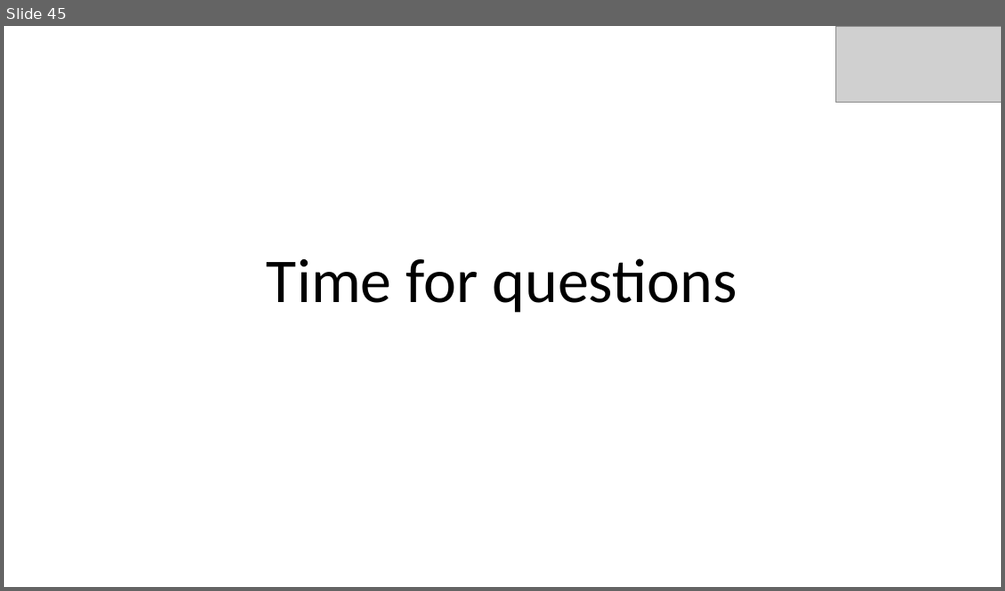
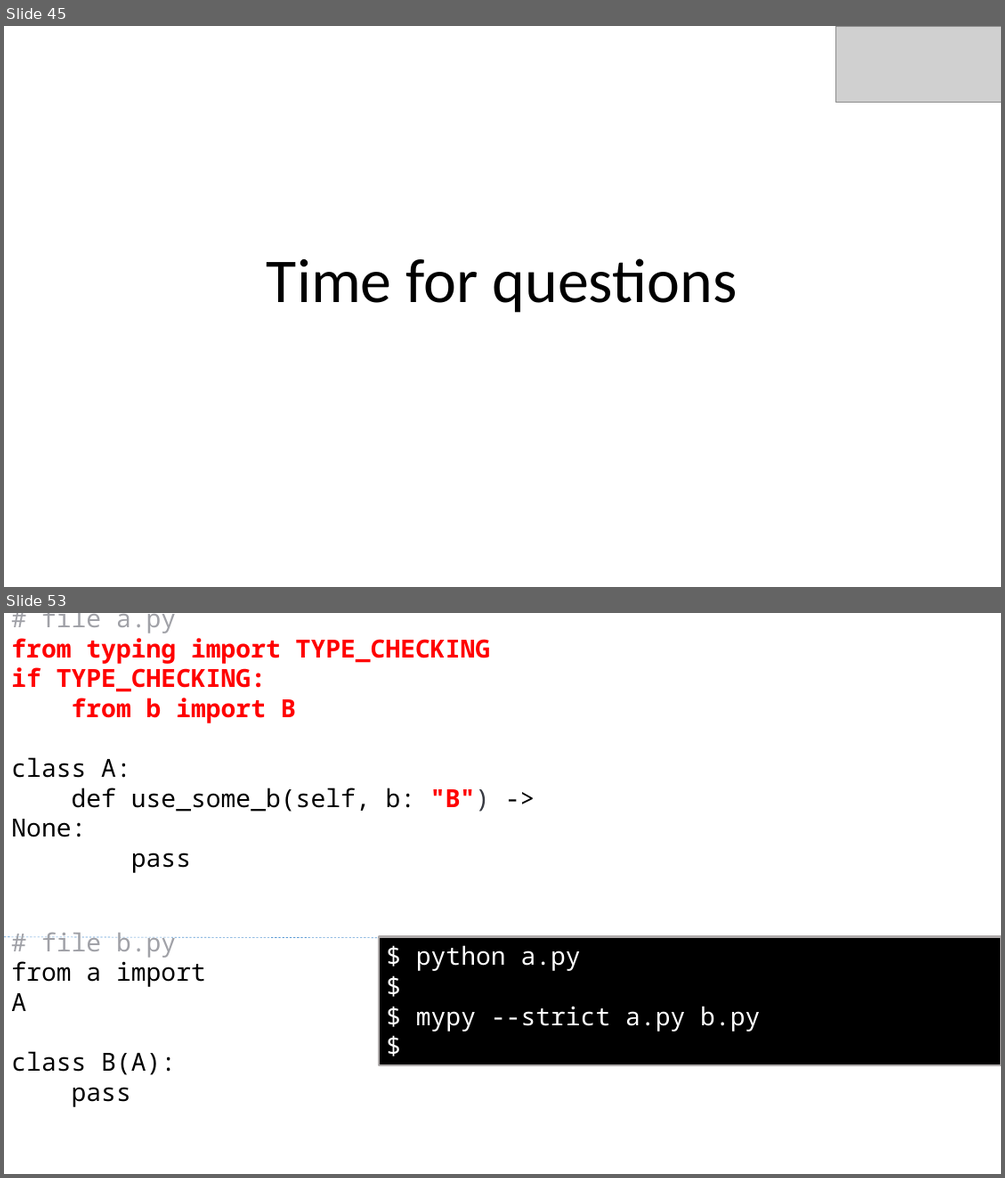
Before and after one commit to bluebird75/whoiam, a slide deck: PyParis_2018/Type Annotations PyParis 2018 - v4.pptx. Shown one above the other, each under a label of ours: slide 45 before the commit, slides 45 and 53 after it; the slides between them are not shown. The pictures are 1005x591 and 1005x1178 pixels, drawn with LibreOffice and Linux fonts; fonts in the diff are those of the drawing; grey boxes stand for pictures; background and template pictures are left out. Boxes give left, top, right and bottom in pixels: in the first picture for what was removed or moved away, otherwise in the second. Text is boxed around its words. In the diff, an @@ line names an element or a change of style, - is before the commit and + after.

Commit message:
Add resources page and an extra example
- videos and website about Type Annotations
- one extra example showing how to solve circular imports

```diff
--- a/PyParis_2018/Type Annotations PyParis 2018 - v4.pptx
+++ b/PyParis_2018/Type Annotations PyParis 2018 - v4.pptx
@@ slide 53 added at [4,613,1001,1174], background #FFFFFF @@
@@ text added at [11,613,490,873], 24 pt, text #FF0000, bold @@
+# file a.py
+from typing import TYPE_CHECKING
+if TYPE_CHECKING:
+from b import B
+class A:
+def use_some_b(self, b: "B") -> None:
+pass
@@ text added at [11,932,206,1107], 24 pt, text #000000 @@
+# file b.py
+from a import A
+class B(A):
+pass
@@ line added from (4, 937) to (1001, 939), #5B9BD5 0.5 pt dashed @@
@@ rectangle added at [379,937,1001,1065], fill #000000, outline #AFABAB 2.25 pt, 24 pt, text #FFFFFF @@
+$ python a.py
+$
+$ mypy --strict a.py b.py
+$
```
Also in this commit, not shown: 7 other slides added, 2 other files.
